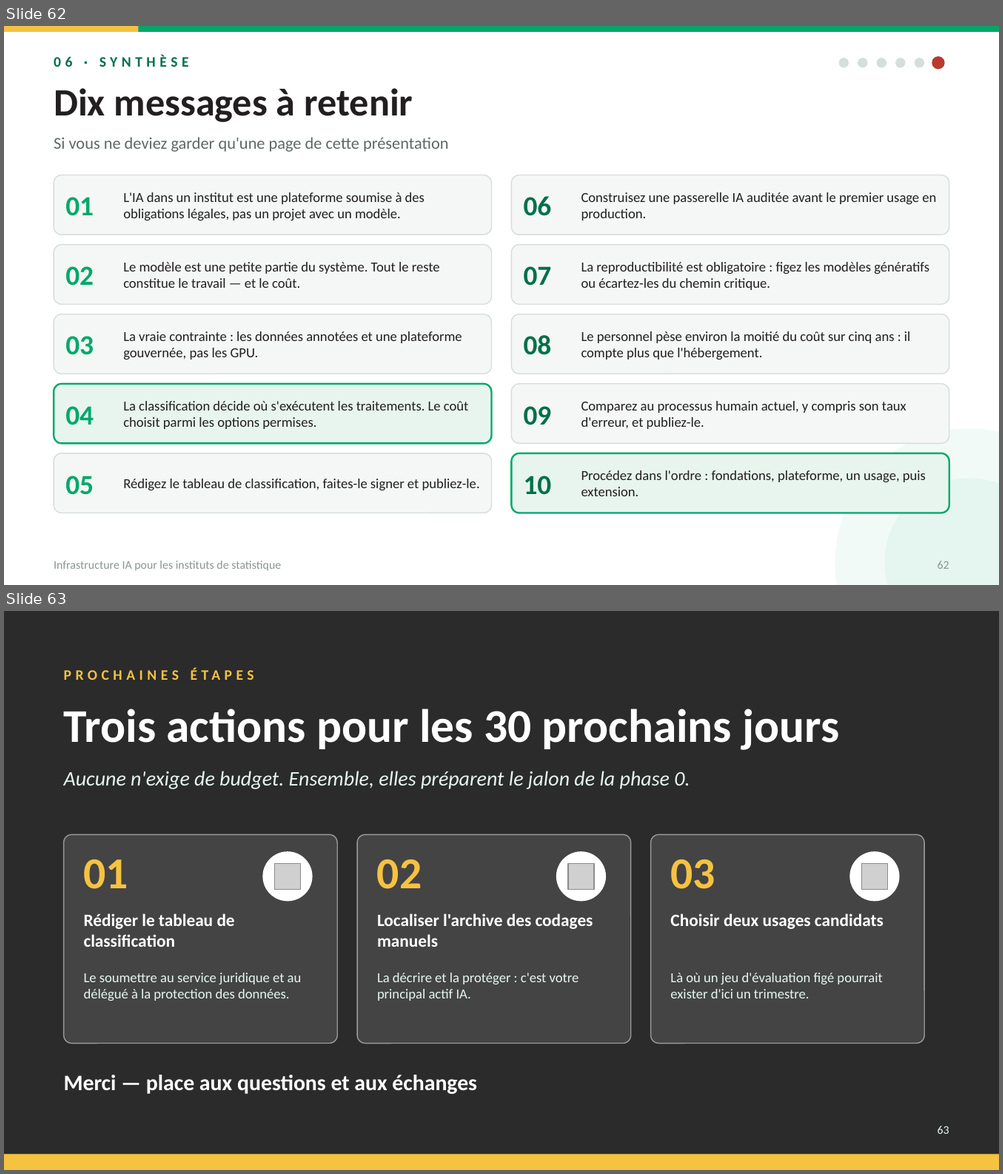
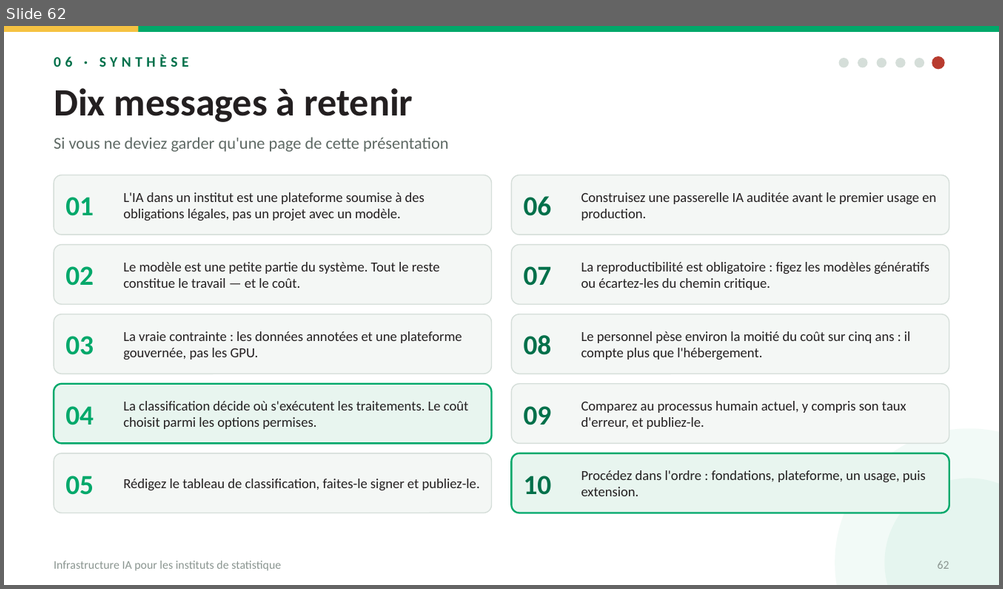
Before and after one commit to datainnov4africa-web/stg17-workshop, a slide deck: docs/downloads/Day1/1400_ai-infrastructure_FR.pptx. Shown one above the other, each under a label of ours: slides 62 and 63 before the commit, slide 62 after it. The pictures are 1003x1174 and 1003x589 pixels, drawn with LibreOffice and Linux fonts; fonts in the diff are those of the drawing; grey boxes stand for pictures; background and template pictures are left out; a plain dark background stands for a picture behind light text. Boxes give left, top, right and bottom in pixels: in the first picture for what was removed or moved away, otherwise in the second. Text is boxed around its words. In the diff, an @@ line names an element or a change of style, - is before the commit and + after.

Commit message:
Day 1: the folder as it stands, and HTML joins the formats
An nbconvert export dropped beside a notebook now gets its own button, so the
14:30 laboratory can be read in a browser without Colab and without installing
anything. HTML is recognised but never scaffolded: a placeholder is a request,
and an export is expected of nobody — it renders a notebook that already has
its own button and its own Colab badge.

Also from docs/downloads/Day1, as supplied: the 14:00 infrastructure deck
re-exported at 63 slides, with its French PDF; the AI family tree French deck
re-saved; and the RAG notebook's active DOCUMENTS line back to "example"
instead of a personal Drive link.

```diff
--- a/docs/downloads/Day1/1400_ai-infrastructure_FR.pptx
+++ b/docs/downloads/Day1/1400_ai-infrastructure_FR.pptx
@@ slide 63 removed at bbox=[4, 611, 999, 1170], background picture (left out) @@
@@ text removed at bbox=[64, 666, 461, 691] @@
-PROCHAINES ÉTAPES
@@ text removed at bbox=[64, 709, 839, 750] @@
-Trois actions pour les 30 prochains jours
@@ text removed at bbox=[64, 771, 689, 789] @@
-Aucune n'exige de budget. Ensemble, elles préparent le jalon de la phase 0.
@@ rounded rectangle removed at bbox=[64, 834, 337, 1044] @@
@@ ellipse removed at bbox=[262, 851, 313, 901] @@
@@ rounded rectangle removed at bbox=[357, 834, 631, 1044] @@
@@ ellipse removed at bbox=[556, 851, 606, 901] @@
@@ rounded rectangle removed at bbox=[651, 834, 924, 1044] @@
@@ ellipse removed at bbox=[849, 851, 899, 901] @@
@@ text removed at bbox=[83, 860, 128, 889] @@
-01
@@ picture removed at bbox=[275, 863, 301, 889] @@
@@ text removed at bbox=[377, 860, 421, 889] @@
-02
@@ picture removed at bbox=[568, 863, 594, 889] @@
@@ text removed at bbox=[670, 860, 714, 889] @@
-03
@@ picture removed at bbox=[862, 863, 887, 889] @@
@@ text removed at bbox=[84, 914, 235, 947] @@
-Rédiger le tableau de classification
@@ text removed at bbox=[377, 914, 593, 947] @@
-Localiser l'archive des codages manuels
@@ text removed at bbox=[670, 914, 883, 929] @@
-Choisir deux usages candidats
@@ text removed at bbox=[84, 973, 301, 1001] @@
-Le soumettre au service juridique et au délégué à la protection des données.
@@ text removed at bbox=[377, 973, 579, 1001] @@
-La décrire et la protéger : c'est votre principal actif IA.
@@ text removed at bbox=[670, 973, 882, 999] @@
-Là où un jeu d'évaluation figé pourrait exister d'ici un trimestre.
@@ text removed at bbox=[64, 1075, 477, 1094] @@
-Merci — place aux questions et aux échanges
@@ text removed at bbox=[937, 1126, 949, 1134] @@
-63
@@ rectangle removed at bbox=[4, 1154, 999, 1170] @@
```
Also in this commit, not shown: 1 slide changed, 10 other files.
